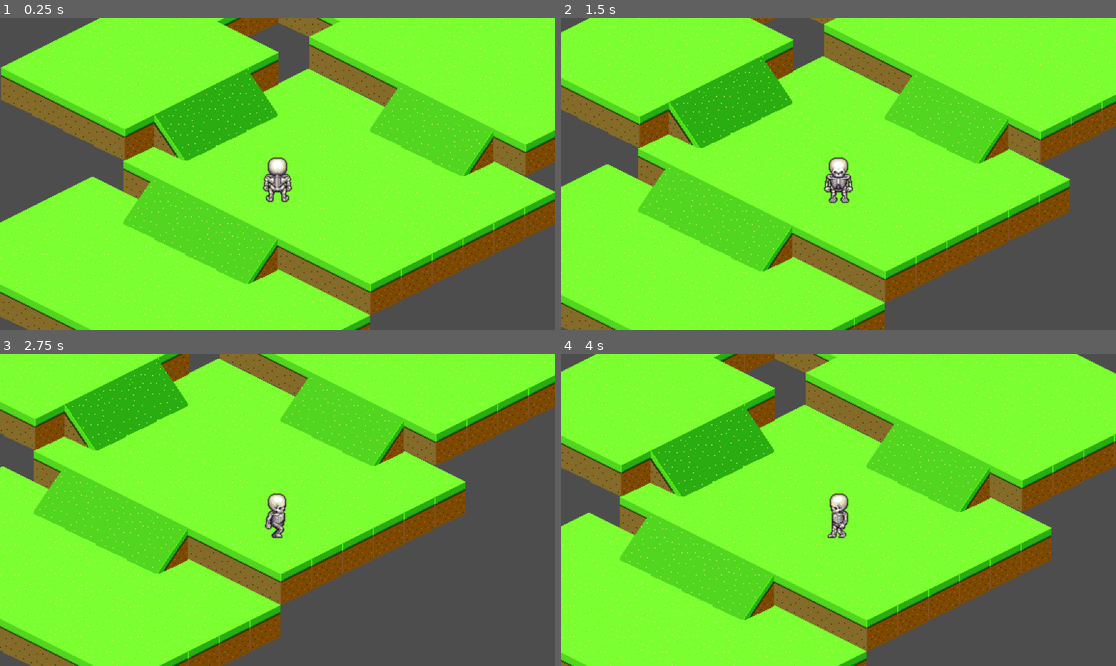
Above: before the commit, frames 1-4 (two rows, left to right).
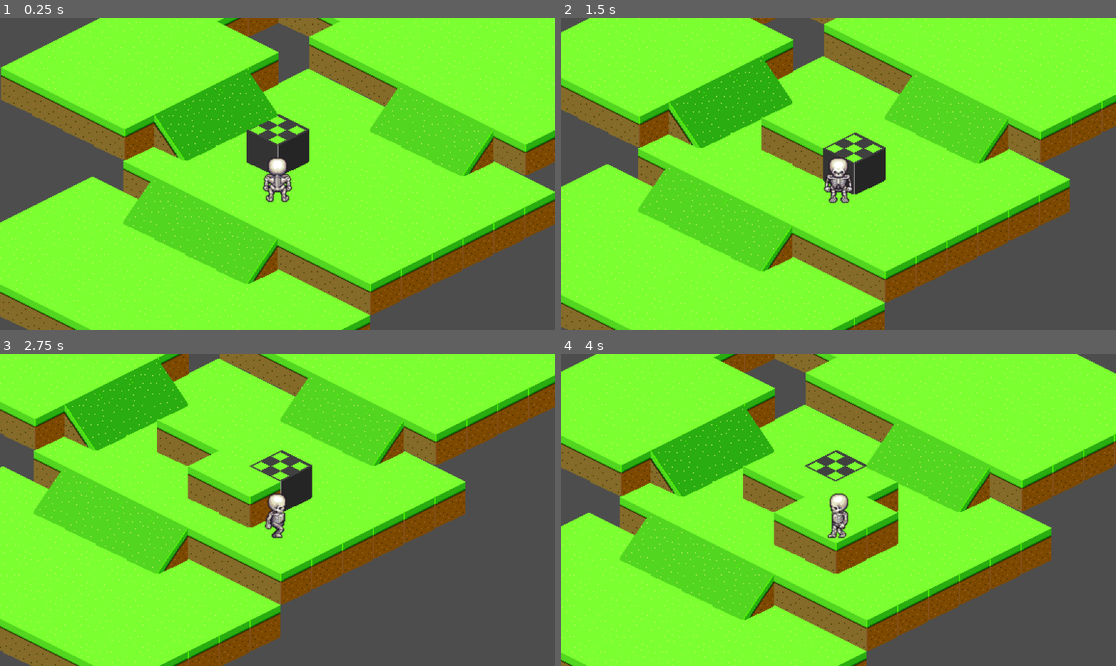
Above: after the commit, the same moments.

Repository: quinnban/fuzzy-garbanzo
Game: Godot game, scene res://Map/map.tscn
Two runs of this game, one before a commit and one after it. Both use one fixed random seed, a clock stepped at 60 frames per second and the inputs below.
Inputs:
- Up to frame 1 (0.25 s): no input
- Up to frame 2 (1.5 s): tap Enter at 0.5 s; hold Right (ui_right) 0.53-1.28 s; hold Down (ui_down) from 1.28 s (still down)
- Up to frame 3 (2.75 s): release Down (ui_down) at 2.03 s; hold Right (ui_right) from 2.03 s (still down)
- Up to frame 4 (4 s): release Right (ui_right) at 2.78 s; hold Up (ui_up) 2.78-3.53 s; hold Left (ui_left) from 3.53 s (still down)

The runs differ from the first frame. In frame 1, 1.4% of the frame differs, in the area x 44-56%, y 30-50%; in frame 2, 2.4%; in frame 3, 3.4%; in frame 4, 3.8%, in the area x 32-61%, y 30-71%.

Commit message:
trying to highlight under character not working yet

Diff:
--- a/anime-showdown/Map/colisionLayer.gd
+++ b/anime-showdown/Map/colisionLayer.gd
@@ -16,3 +16,10 @@
 			if tiles.find(sourondingTile) == -1:
 				if get_cell_source_id(sourondingTile) == -1:
 					set_cell(sourondingTile,0,Vector2i.ZERO)
+
+func isInLayer(tile:Vector2i) -> bool:
+	var ourTiles = get_used_cells()
+	return ourTiles.find(tile);
+
+func getTileId(tile:Vector2i) -> int:
+	return get_cell_source_id(tile)
--- a/anime-showdown/Map/map.gd
+++ b/anime-showdown/Map/map.gd
@@ -5,7 +5,6 @@
 	var layer2 =$"Layer 2";
 	var layer3 =$"Layer 3";
 	var tiles = layer1.get_used_cells() + layer2.get_used_cells() + layer3.get_used_cells();
-
 	layer1.placeBoundary(tiles)
 	layer2.placeBoundary(tiles)
 	layer3.placeBoundary(tiles)
--- a/anime-showdown/Map/map.tscn
+++ b/anime-showdown/Map/map.tscn
@@ -6,6 +6,7 @@
 [ext_resource type="Texture2D" uid="uid://mn3y77ih4tuo" path="res://Map/Tiles/blocks_3.png" id="3_3g1qk"]
 [ext_resource type="Texture2D" uid="uid://hrvt5cth3xnw" path="res://Map/Tiles/blocks_1.png" id="4_d1580"]
 [ext_resource type="Script" uid="uid://uj4ho72lkapy" path="res://Map/colisionLayer.gd" id="5_8svjd"]
+[ext_resource type="Texture2D" uid="uid://dy474rgugn3om" path="res://Map/Tiles/blocks_30.png" id="6_5ej7w"]
 [ext_resource type="PackedScene" uid="uid://bfg0j2kk07tdn" path="res://Player/player.tscn" id="6_d1580"]
 
 [sub_resource type="TileSetAtlasSource" id="TileSetAtlasSource_5ej7w"]
@@ -38,6 +39,13 @@
 0:0/0/texture_origin = Vector2i(0, -16)
 0:1/0 = 0
 
+[sub_resource type="TileSetAtlasSource" id="TileSetAtlasSource_rr5ff"]
+texture = ExtResource("6_5ej7w")
+texture_region_size = Vector2i(64, 64)
+0:0/0 = 0
+0:0/0/texture_origin = Vector2i(0, -16)
+0:1/0 = 0
+
 [sub_resource type="TileSet" id="TileSet_rr5ff"]
 tile_shape = 1
 tile_layout = 5
@@ -48,6 +56,7 @@
 sources/2 = SubResource("TileSetAtlasSource_5cbny")
 sources/0 = SubResource("TileSetAtlasSource_5ej7w")
 sources/3 = SubResource("TileSetAtlasSource_ptuj4")
+sources/4 = SubResource("TileSetAtlasSource_rr5ff")
 
 [node name="Map" type="Node2D"]
 script = ExtResource("1_5ej7w")
--- a/anime-showdown/Player/player.gd
+++ b/anime-showdown/Player/player.gd
@@ -2,6 +2,47 @@
 
 
 @onready var animated_sprite = $AnimatedSprite2D
+
+@onready var tilemap = get_parent()
+@onready var layer1 = tilemap.get_node("Layer 1")
+@onready var layer2 = tilemap.get_node("Layer 2")
+@onready var layer3 = tilemap.get_node("Layer 3")
+
+var last_cell: Vector2i = Vector2i(-1, -1)
+var last_tile_id: int = 3;
+
+func _process(delta: float) -> void:
+
+	var y_offset = 64 * 0.5
+	var current_global_pos = global_position + Vector2(0, -y_offset)
+	var current_local_pos = layer1.to_local(current_global_pos)
+	var current_cell = layer1.local_to_map(current_local_pos)
+	if current_cell != last_cell:
+		if last_cell != Vector2i(-1, -1):
+			set_tile_at_position(last_cell,last_tile_id)
+			set_last_tile_id(last_cell)
+		set_tile_at_position(current_cell,4)
+		last_cell = current_cell
+
+
+
+
+func set_tile_at_position(cell_pos: Vector2i, tileId: int):
+	if layer1.isInLayer(cell_pos):
+		layer1.set_cell( cell_pos, tileId, Vector2i.ZERO)
+	if layer2.isInLayer(cell_pos):
+		layer2.set_cell( cell_pos, tileId, Vector2i.ZERO)
+	if layer3.isInLayer(cell_pos):
+		layer3.set_cell( cell_pos, tileId, Vector2i.ZERO)
+
+
+func set_last_tile_id(cell_pos: Vector2i):
+	if layer1.isInLayer(cell_pos):
+		last_tile_id = layer1.getTileId(cell_pos)
+	if layer2.isInLayer(cell_pos):
+		last_tile_id = layer2.getTileId(cell_pos)
+	if layer3.isInLayer(cell_pos):
+		last_tile_id =layer3.getTileId(cell_pos)
 
 
 func _ready() -> void:
Not shown: 1 places in anime-showdown/Map/map.tscn that only renumber resources
